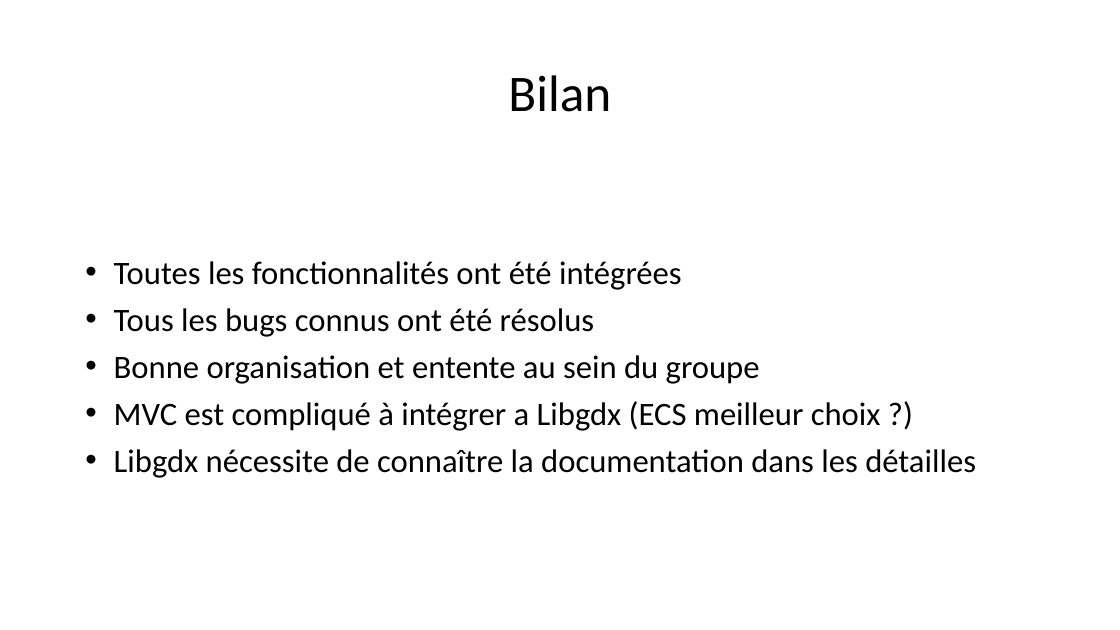
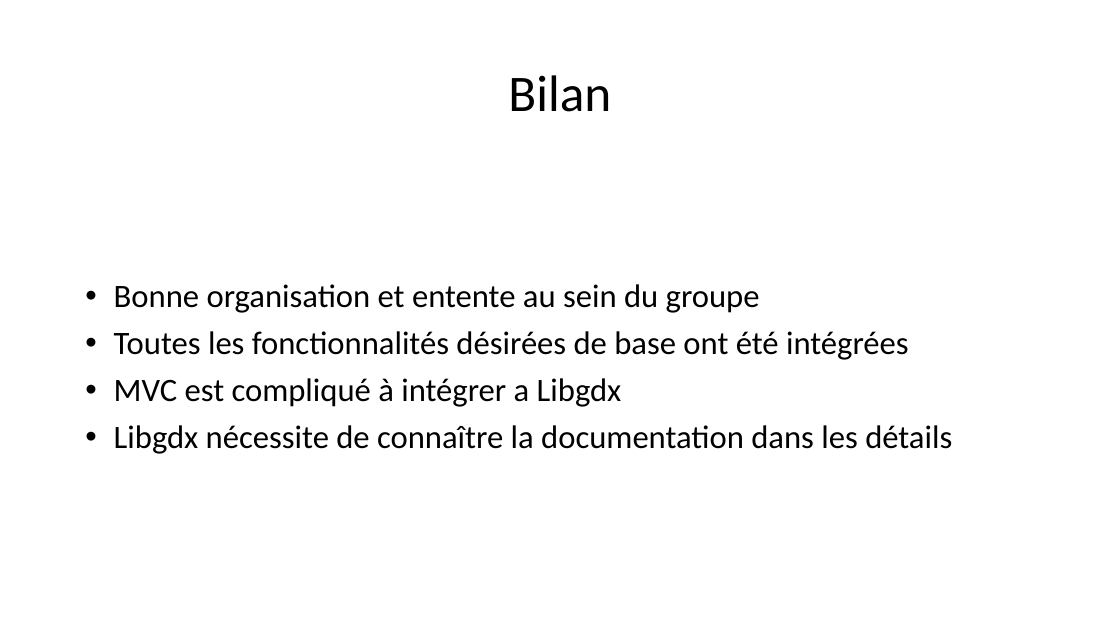
Before and after one commit to HamaraH/projet_labyrinthe, a slide deck: slide 11 of Présentation ACL.pptx. Drawn at 1120x630 pixels with LibreOffice and Linux fonts; fonts in the diff are those of the drawing. Boxes give left, top, right and bottom in pixels: in the first picture for what was removed or moved away, otherwise in the second. Text is boxed around its words. In the diff, an @@ line names an element or a change of style, - is before the commit and + after.

```diff
--- a/Présentation ACL.pptx
+++ b/Présentation ACL.pptx
@@ text at [114,261,682,337]: paragraphs removed @@
-• Toutes les fonctionnalités ont été intégrées
-• Tous les bugs connus ont été résolus
@@ text at [114,331,952,454]: text changed @@
-• MVC est compliqué à intégrer a Libgdx (ECS meilleur choix ?)
-• Libgdx nécessite de connaître la documentation dans les détailles
+• Toutes les fonctionnalités désirées de base ont été intégrées
+• MVC est compliqué à intégrer a Libgdx
+• Libgdx nécessite de connaître la documentation dans les détails
```
Also in this commit, not shown: 6 other slides changed, 1 slide added.
